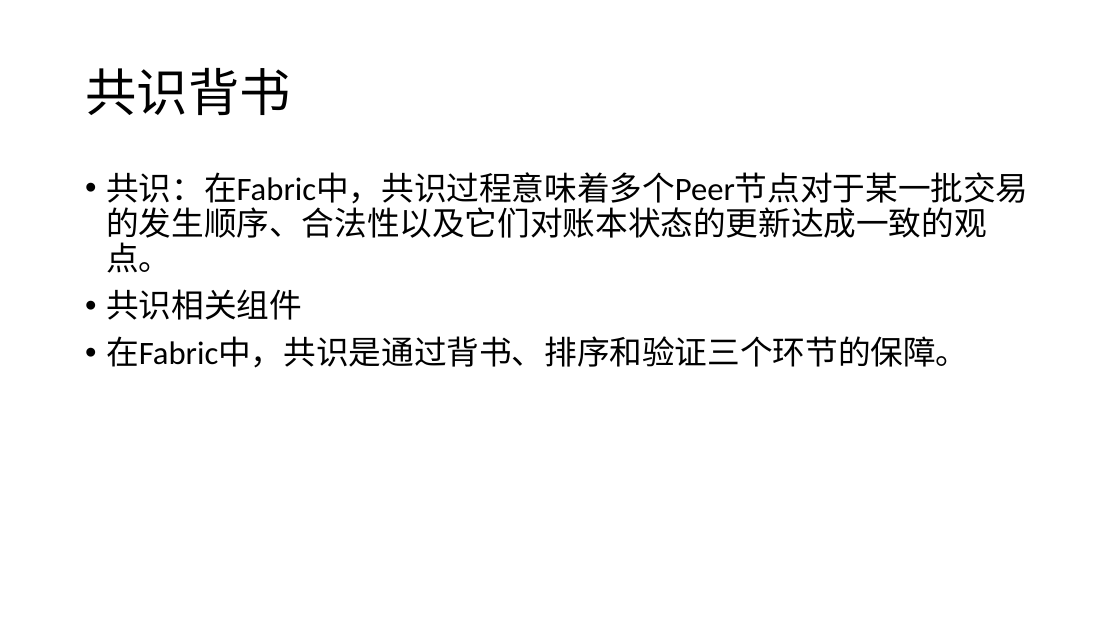
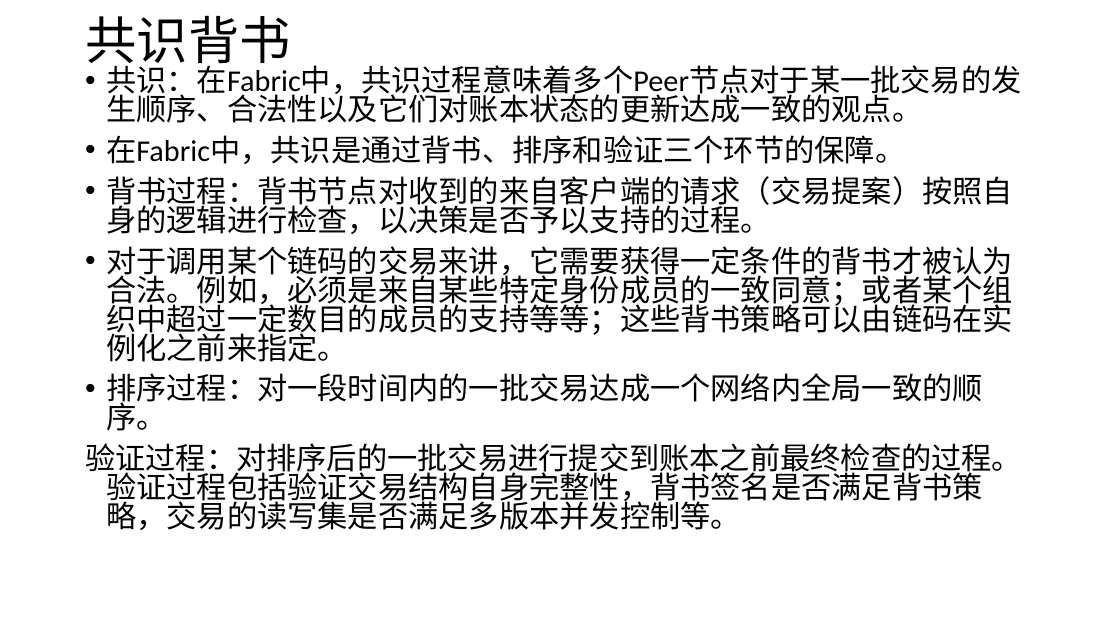
Before and after one commit to db1600800/fabric, a slide deck: slide 22 of 区块链基础概念.ppt. Drawn at 1120x630 pixels with LibreOffice and Linux fonts; fonts in the diff are those of the drawing. Boxes give left, top, right and bottom in pixels: in the first picture for what was removed or moved away, otherwise in the second. Text is boxed around its words. In the diff, an @@ line names an element or a change of style, - is before the commit and + after.

Commit message:
fdd
df

```diff
--- a/区块链基础概念.ppt
+++ b/区块链基础概念.ppt
@@ title "共识背书" rewrapped from (x1=85, y1=67, x2=290, y2=115) to (x1=85, y1=15, x2=290, y2=72) @@
@@ text "共识：在Fabric中，共识过程意味着多个Peer节点对于某一批交易的发生顺序、合法性以及它们对账本状态的更新达成一致的 ..." moved from (x1=106, y1=172, x2=1028, y2=368) to (x1=85, y1=61, x2=1022, y2=530) @@
@@ text at (x1=106, y1=61, x2=1021, y2=164): size 28 to 25.9 pt in "共识：在Fabric中，共识过程意味着多个Peer节点对于某一批交易的发生顺序、合法性以及它们对账本状态的更新达成一致的 ...", "在Fabric中，共识是通过背书、排序和验证三个环节的保障。"; line spacing 0.9 to 0.8 @@
@@ text at (x1=85, y1=176, x2=1022, y2=530): paragraphs added @@
+• 背书过程：背书节点对收到的来自客户端的请求（交易提案）按照自身的逻辑进行检查，以决策是否予以支持的过程。
+• 对于调用某个链码的交易来讲，它需要获得一定条件的背书才被认为合法。例如，必须是来自某些特定身份成员的一致同意；或者某个组织中超过一定数目的成员的支持等等；这些背书策略可以由链码在实例化之前来指定。
+• 排序过程：对一段时间内的一批交易达成一个网络内全局一致的顺序。
+验证过程：对排序后的一批交易进行提交到账本之前最终检查的过程。 验证过程包括验证交易结构自身完整性，背书签名是否满足背书策略，交易的读写集是否满足多版本并发控制等。
@@ text at (x1=106, y1=289, x2=302, y2=320): paragraph removed @@
-• 共识相关组件
```
